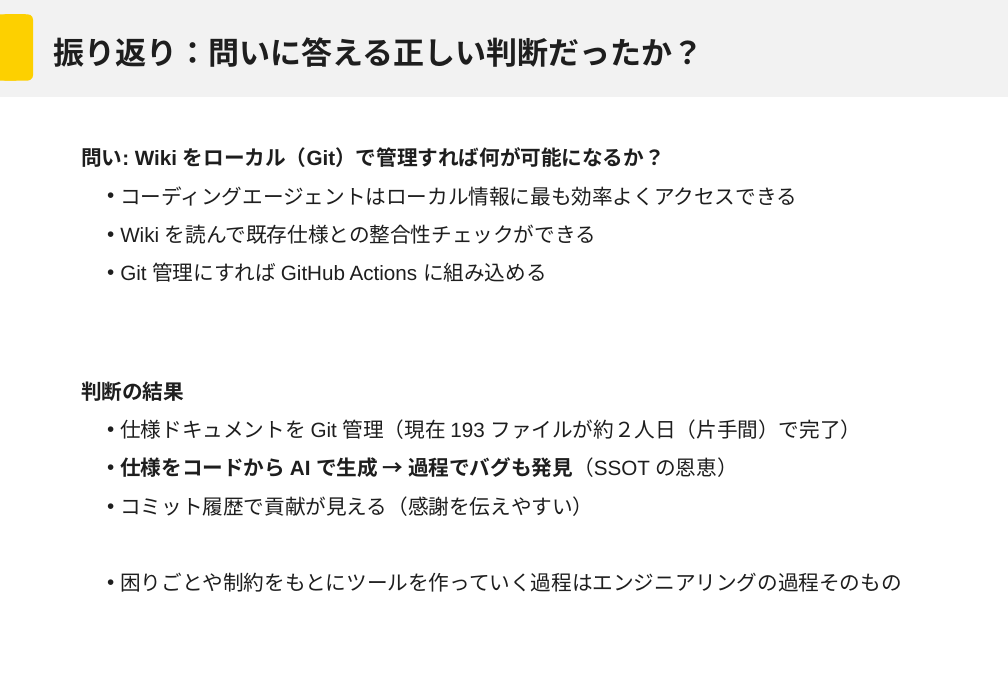
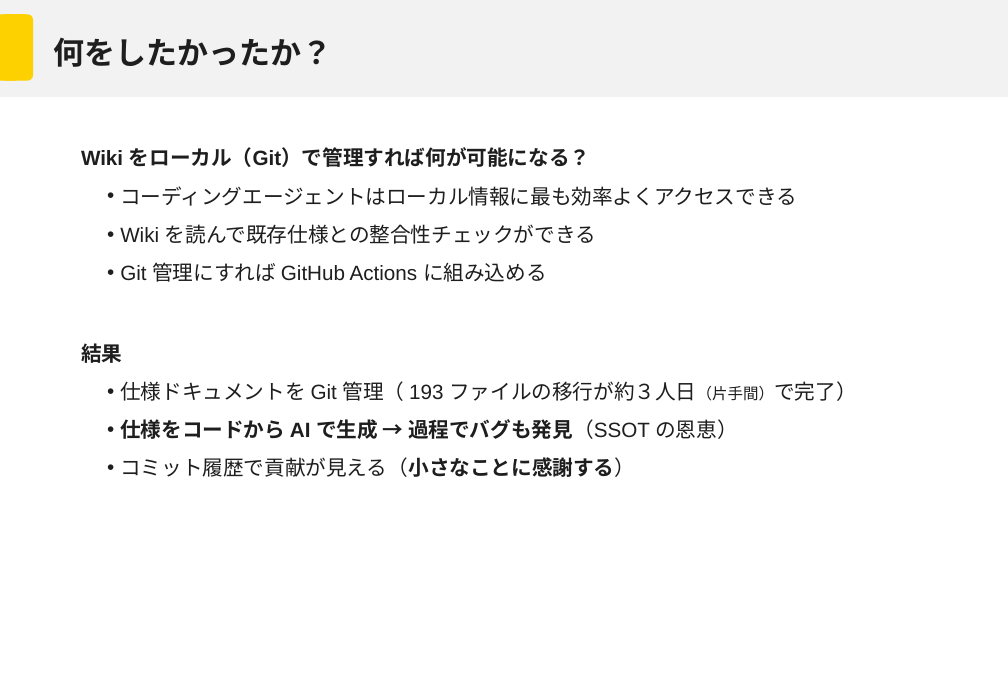
Before and after one commit to Mori-Taiki/Presentation, a slide deck: slide 4 of TechMeeting202604/techmeeting20260406.pptx (slide 11 before the commit). Drawn at 1008x698 pixels with LibreOffice and Linux fonts; fonts in the diff are those of the drawing; background and template pictures are left out. Boxes give left, top, right and bottom in pixels: in the first picture for what was removed or moved away, otherwise in the second. Text is boxed around its words. In the diff, an @@ line names an element or a change of style, - is before the commit and + after.

```diff
--- a/TechMeeting202604/techmeeting20260406.pptx
+++ b/TechMeeting202604/techmeeting20260406.pptx
@@ title at (53, 38, 332, 67): text changed @@
-振り返り：問いに答える正しい判断だったか？
+何をしたかったか？
@@ text at (81, 147, 590, 167): text changed @@
-問い: Wiki をローカル（Git）で管理すれば何が可能になるか？
+Wiki をローカル（Git）で管理すれば何が可能になる？
@@ text at (81, 343, 856, 401): text changed @@
-判断の結果
-  • 仕様ドキュメントを Git 管理（現在 193 ファイルが約２人日（片手間）で完了）
+結果
+  • 仕様ドキュメントを Git 管理（ 193 ファイルの移行が約３人日（片手間）で完了）
@@ text at (120, 457, 635, 477): text changed @@
-  • コミット履歴で貢献が見える（感謝を伝えやすい）
-  • 困りごとや制約をもとにツールを作っていく過程はエンジニアリングの過程そのもの
+  • コミット履歴で貢献が見える（小さなことに感謝する）
```
Also in this commit, not shown: 21 other slides changed, 3 slides added, 1 slide removed.
